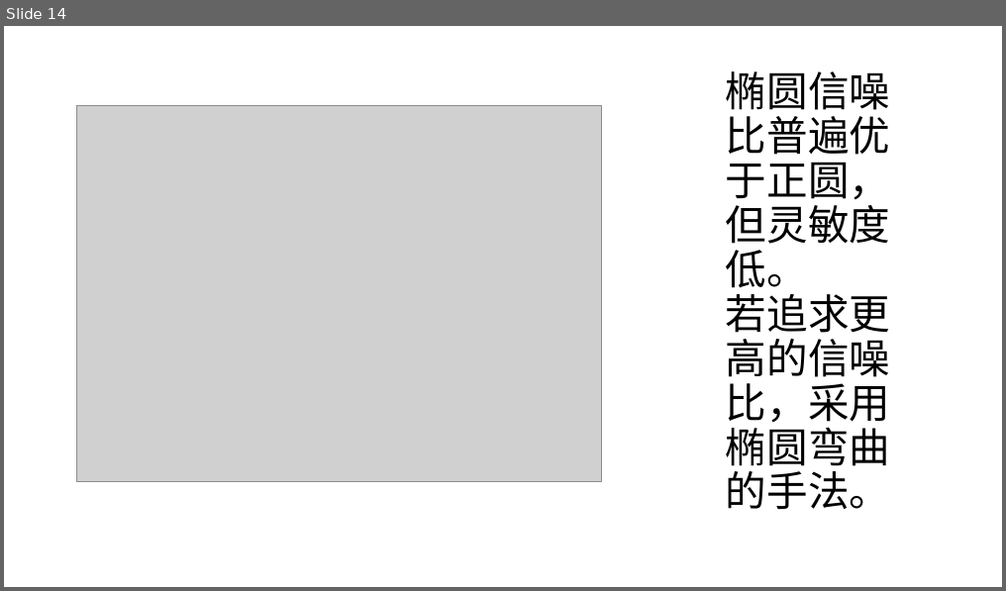
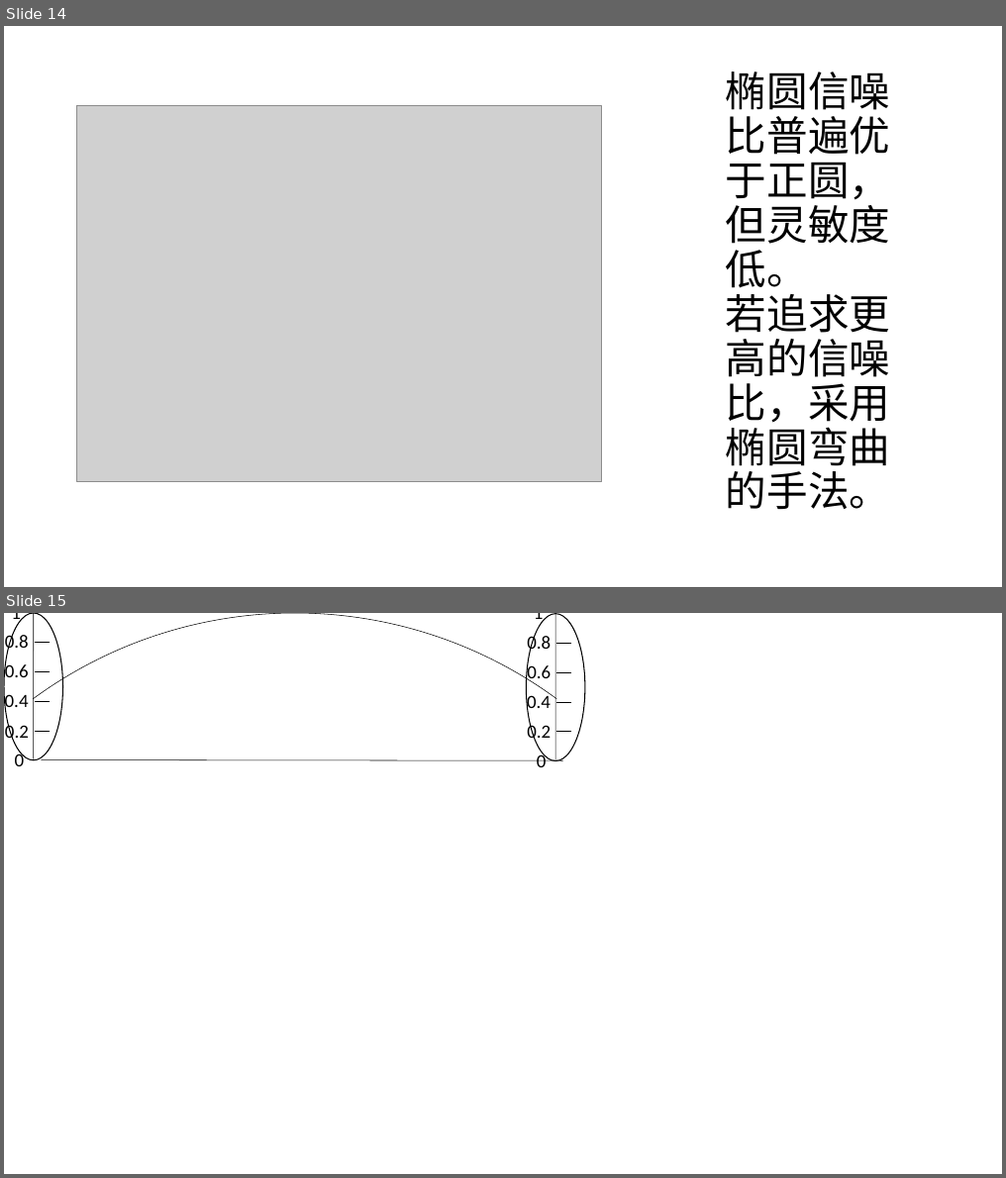
Before and after one commit to alwee021/CV, a slide deck: 毕业论文/论文用图.pptx. Shown one above the other, each under a label of ours: slide 14 before the commit, slides 14 and 15 after it. The pictures are 1006x591 and 1006x1178 pixels, drawn with LibreOffice and Linux fonts; fonts in the diff are those of the drawing; grey boxes stand for pictures. Boxes give left, top, right and bottom in pixels: in the first picture for what was removed or moved away, otherwise in the second. Text is boxed around its words. In the diff, an @@ line names an element or a change of style, - is before the commit and + after.

```diff
--- a/毕业论文/论文用图.pptx
+++ b/毕业论文/论文用图.pptx
@@ slide 15 added at [4, 613, 1002, 1174], background #FFFFFF @@
@@ group added at [4, 613, 920, 1174]: 12 texts, 11 lines, 2 ellipses, 1 arc (boxed as its full ellipse) @@
+1
+0.8
+0.6
+0.4
+0.2
+0
+1
+0.8
+0.6
+0.4
+0.2
+0
```
Also in this commit, not shown: 1 slide changed, 2 other files.
